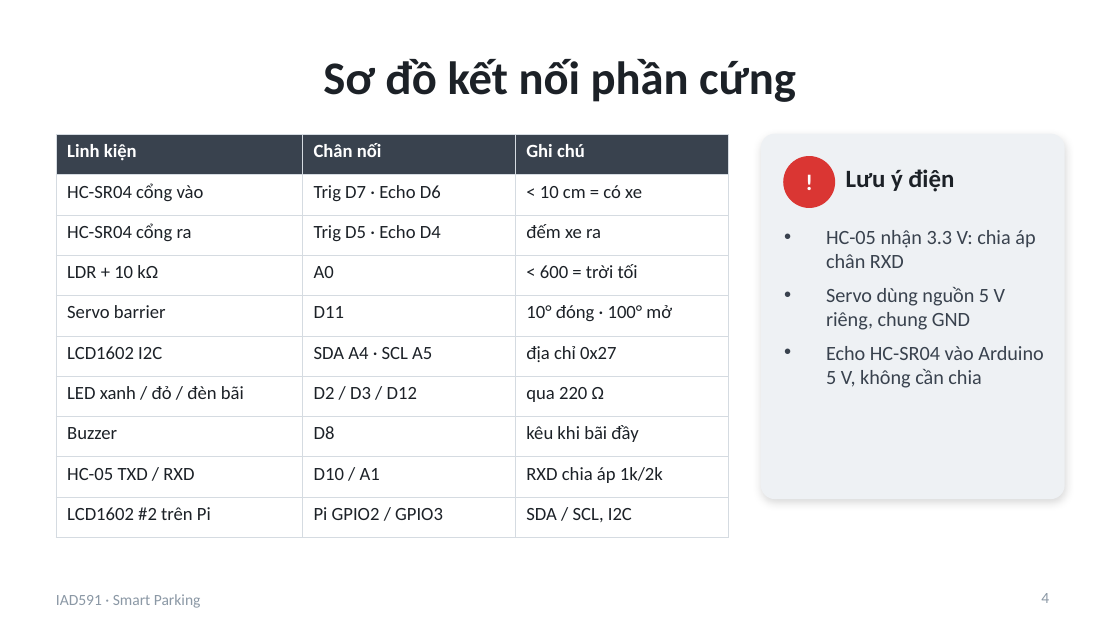
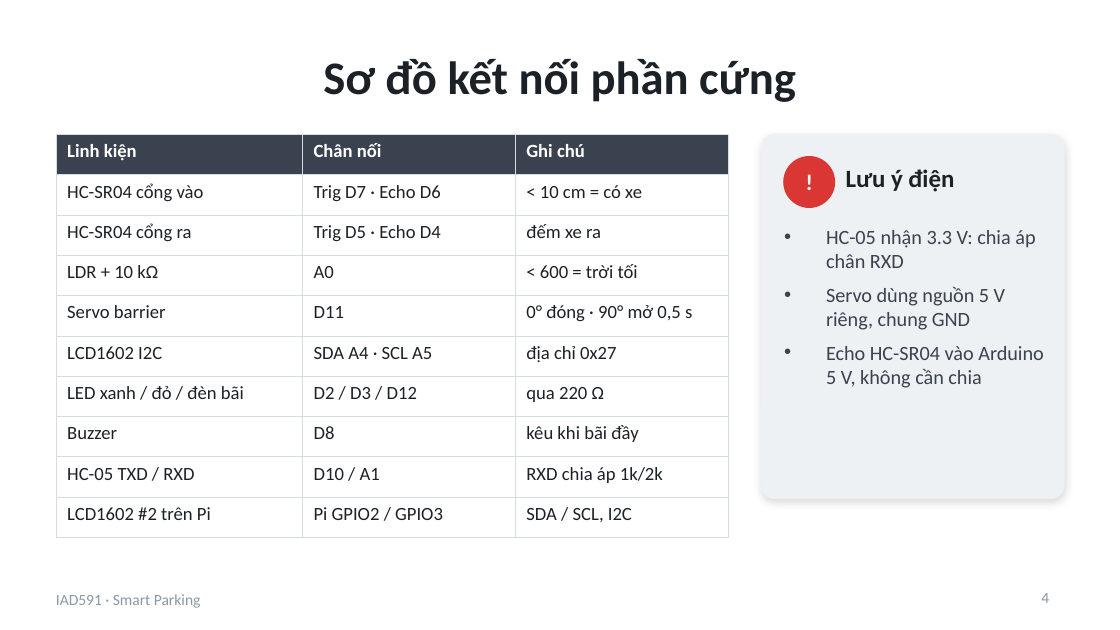
Before and after one commit to haihpse150218/iad591-smart-parking, a slide deck: slide 4 of docs/SmartParking_IAD591.pptx. Drawn at 1120x630 pixels with LibreOffice and Linux fonts; fonts in the diff are those of the drawing. Boxes give left, top, right and bottom in pixels: in the first picture for what was removed or moved away, otherwise in the second. Text is boxed around its words. In the diff, an @@ line names an element or a change of style, - is before the commit and + after.

```diff
--- a/docs/SmartParking_IAD591.pptx
+++ b/docs/SmartParking_IAD591.pptx
@@ table at (56, 134, 728, 526) @@
-row 5, column 3: 10° đóng · 100° mở
+row 5, column 3: 0° đóng · 90° mở 0,5 s
```
Also in this commit, not shown: 3 other files.
